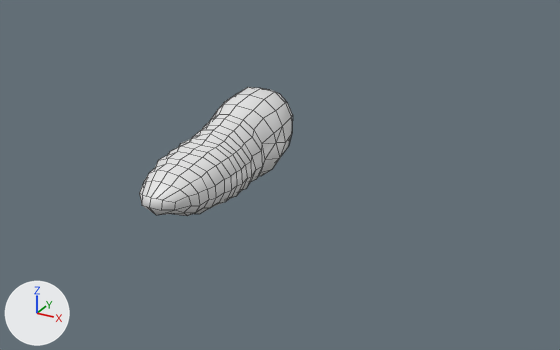
One commit to the FBX model Assets/_GAME/Art/Geometry/Enemies/Megamothling/Megamothling_v01.fbx: the scene before it, then after it.
Camera for both pictures: a 50 mm camera at (1.68, -2.57, 1.27) aimed at (0.18, 0.16, -0.09). Every picture has the same lights, and +X, +Y and +Z are marked at lower left. The first picture is the older version. Mesh edges are drawn as thin lines. Where no turn or scale is listed for an object, it has been applied to the vertices.

Objects in the first picture: 'Body.001'.
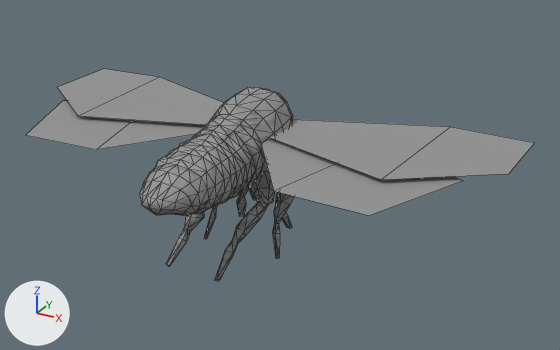
Pixel boxes [x1, y1, x2, y2] of what changed, in the pictures (560 x 350 px):
'Body.001', surface changed (white to grey): [139, 87, 293, 216] in both
'WingR_1', added: after [270, 119, 534, 180]
'WingR_2', added: after [261, 140, 462, 215]
'WingL_1', added: after [58, 69, 223, 125]
'WingL_2', added: after [26, 101, 205, 150]
'LegR_03', added: after [215, 171, 275, 281]
'LegR_02', added: after [272, 193, 294, 258]
'LegL_03', added: after [166, 212, 204, 266]
'LegL_01', added: after [236, 185, 249, 217]
'LegL_02', added (mostly hidden): after [204, 205, 217, 239]
'LegR_01', added (mostly hidden): after [275, 192, 292, 229]

The change, as a diff of the scene's bpy script:
```diff
--- a/Assets/_GAME/Art/Geometry/Enemies/Megamothling/Megamothling_v01.fbx.py
+++ b/Assets/_GAME/Art/Geometry/Enemies/Megamothling/Megamothling_v01.fbx.py
@@ mat_bodyalbedomap_paint @@
 n0 = _N.new('ShaderNodeBsdfPrincipled'); n0.name = 'Principled BSDF'
-n0.inputs[2].default_value = 0.4  # 'Roughness'
+n0.inputs[0].default_value = (0.3, 0.3, 0.3, 1.0)  # 'Base Color', grey #959595
 n1 = _N.new('ShaderNodeOutputMaterial'); n1.name = 'Material Output'
+n2 = _N.new('ShaderNodeTexImage'); n2.name = 'Image Texture'
+n2.image = img_megamothling_body_normal_png
+n3 = _N.new('ShaderNodeNormalMap'); n3.name = 'Normal Map'
 _L.new(n0.outputs[0], n1.inputs[0])  # 'BSDF' to 'Surface'
+_L.new(n2.outputs[0], n3.inputs[1])  # 'Color' to 'Color'
+_L.new(n3.outputs[0], n0.inputs[5])  # 'Normal' to 'Normal'
@@ mat_legs_paint @@
+mat_legs_paint = bpy.data.materials.new('Legs_paint')
+# colours: grey #959595
+# uses the picture img_legscombined_normal_png
@@ me_grid_025 @@
+me_grid_025.from_pydata([(0.0, 0.043, 0.011), (-0.529, 0.131, 0.011), (0.0, -0.043, 0.011), (-0.353, -0.534, 0.011), (-0.931, -0.112, 0.011), (-0.736, -0.549, 0.011)], [], [(0, 1, 3, 2), (5, 3, 1, 4)])
+me_grid_025.materials.append(mat_wings_paint)  # grey #959595
@@ me_grid_062 @@
+me_grid_062.from_pydata([(0.0, 0.101, 0.0), (0.715, 0.371, 0.0), (0.0, -0.101, 0.0), (0.664, -0.312, 0.0), (1.079, 0.35, 0.0), (1.064, -0.025, 0.0)], [], [(0, 2, 3, 1), (5, 4, 1, 3)])
+me_grid_062.materials.append(mat_wings_paint)  # grey #959595
@@ me_grid_063 @@
+me_grid_063.from_pydata([(0.0, 0.043, 0.011), (0.529, 0.131, 0.011), (0.0, -0.043, 0.011), (0.353, -0.534, 0.011), (0.931, -0.112, 0.011), (0.736, -0.549, 0.011)], [], [(0, 2, 3, 1), (5, 4, 1, 3)])
+me_grid_063.materials.append(mat_wings_paint)  # grey #959595
@@ me_grid_024 @@
+me_grid_024.from_pydata([(0.0, 0.101, 0.0), (-0.715, 0.371, 0.0), (0.0, -0.101, 0.0), (-0.664, -0.312, 0.0), (-1.079, 0.35, 0.0), (-1.064, -0.025, 0.0)], [], [(0, 1, 3, 2), (5, 3, 1, 4)])
+me_grid_024.materials.append(mat_wings_paint)  # grey #959595
@@ ob_legl_02 @@
+ob_legl_02 = bpy.data.objects.new('LegL_02', me_grid_054)  # 47 vertices, 87 faces; spans x -0.174..0.077, y -0.122..0.044, z -0.382..0.045
+ob_legl_02.location = (-0.072, 0.226, -0.105)
@@ ob_wingl_2 @@
+ob_wingl_2 = bpy.data.objects.new('WingL_2', me_grid_025)
+ob_wingl_2.location = (-0.067, 0.213, 0.066)
@@ ob_wingr_1 @@
+ob_wingr_1 = bpy.data.objects.new('WingR_1', me_grid_062)
+ob_wingr_1.location = (0.075, 0.239, 0.093)
@@ ob_legr_03 @@
+ob_legr_03 = bpy.data.objects.new('LegR_03', me_grid_061)  # 47 vertices, 88 faces; spans x -0.058..0.126, y -0.425..0.071, z -0.31..0.053
+ob_legr_03.location = (0.084, 0.142, -0.112)
@@ ob_legr_02 @@
+ob_legr_02 = bpy.data.objects.new('LegR_02', me_grid_060)  # 47 vertices, 87 faces; spans x -0.077..0.174, y -0.122..0.044, z -0.382..0.045
+ob_legr_02.location = (0.072, 0.226, -0.105)
@@ ob_legr_01 @@
+ob_legr_01 = bpy.data.objects.new('LegR_01', me_grid_059)  # 47 vertices, 85 faces; spans x -0.051..0.101, y -0.079..0.156, z -0.346..0.042
+ob_legr_01.location = (0.056, 0.281, -0.103)
@@ ob_legl_03 @@
+ob_legl_03 = bpy.data.objects.new('LegL_03', me_grid_055)  # 47 vertices, 88 faces; spans x -0.126..0.058, y -0.425..0.071, z -0.31..0.053
+ob_legl_03.location = (-0.084, 0.142, -0.112)
@@ ob_wingr_2 @@
+ob_wingr_2 = bpy.data.objects.new('WingR_2', me_grid_063)
+ob_wingr_2.location = (0.067, 0.213, 0.066)
@@ ob_wingl_1 @@
+ob_wingl_1 = bpy.data.objects.new('WingL_1', me_grid_024)
+ob_wingl_1.location = (-0.075, 0.239, 0.093)
@@ ob_legl_01 @@
+ob_legl_01 = bpy.data.objects.new('LegL_01', me_grid_053)  # 47 vertices, 85 faces; spans x -0.101..0.051, y -0.079..0.156, z -0.346..0.042
+ob_legl_01.location = (-0.056, 0.281, -0.103)
```
